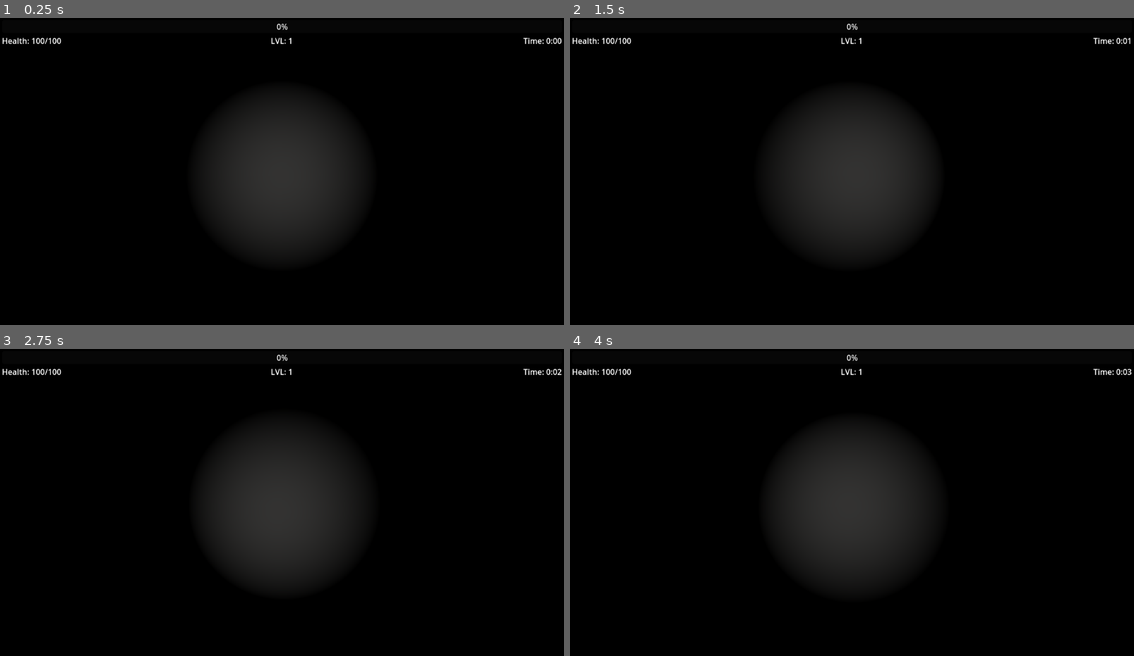
Above: before the commit, frames 1-4 (two rows, left to right).
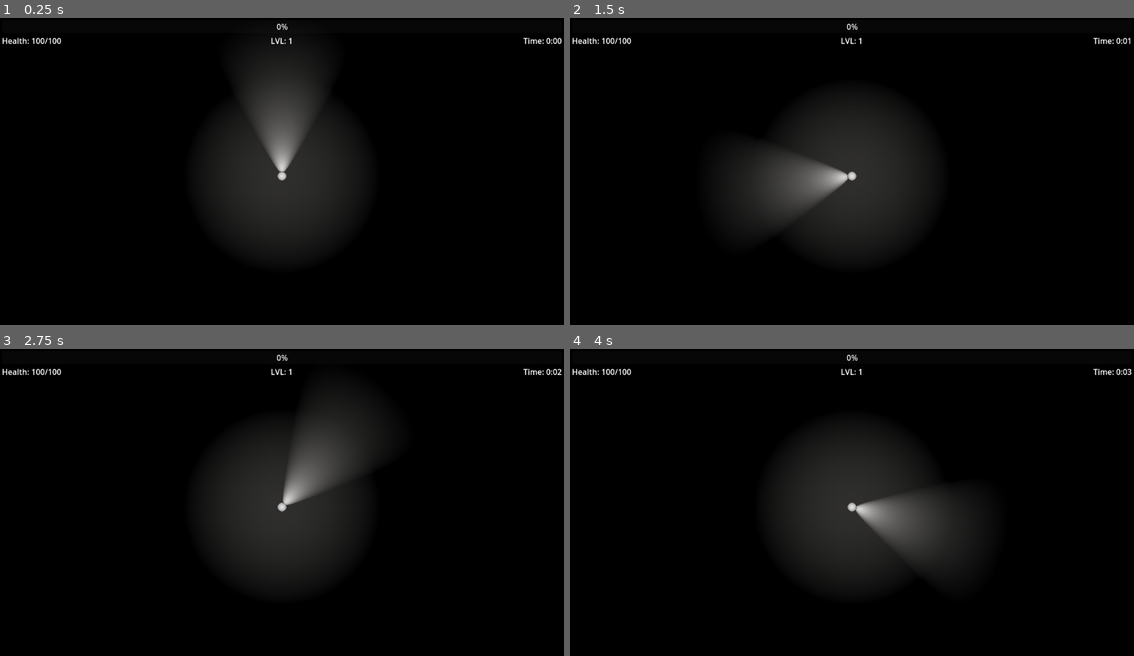
Above: after the commit, the same moments.

Repository: Knight-XAura/Illuminated-Ruler
Game: Godot game, scene res://world/world.tscn
Two runs of this game, one before a commit and one after it. Both use one fixed random seed, a clock stepped at 60 frames per second and the inputs below.
Inputs (mouse positions are in pixels of both pictures, inside the frame that each line leads up to):
- Up to frame 1 (0.25 s): no input
- Up to frame 2 (1.5 s): tap Enter at 0.5 s; move the mouse to (976, 159) at 0.52 s; hold D (move_right) 0.53-1.28 s; tap Space (action) at 0.6, 1.25, 1.35 s; move the mouse to (739, 192) at 1.27 s; hold S (move_backward) from 1.28 s (still down)
- Up to frame 3 (2.75 s): tap Enter at 2 s; move the mouse to (338, 438) at 2.02 s; release S (move_backward) at 2.03 s; hold D (move_right) from 2.03 s (still down); tap Space (action) at 2.1 s
- Up to frame 4 (4 s): tap Space (action) at 2.75, 2.85, 3.6 s; move the mouse to (823, 570) at 2.77 s; release D (move_right) at 2.78 s; hold W (move_forward) 2.78-3.53 s; tap Enter at 3.5 s; move the mouse to (1021, 554) at 3.52 s; hold A (move_left) from 3.53 s (still down)

The runs differ from the first frame. In frame 1, 3.3% of the frame differs, in the area x 42-58%, y 11-53%; in frame 2, 3.2%; in frame 3, 3.3%; in frame 4, 3.2%.

Commit message:
fixed bug and made attack despawn

Diff:
--- a/player/attacks/basic_attack.gd
+++ b/player/attacks/basic_attack.gd
@@ -14,3 +14,7 @@
 	queue_free()
 	if body.is_in_group("enemy"):
 		body.current_health -= damage
+
+
+func _on_despawn_timeout() -> void:
+	queue_free()
--- a/player/attacks/basic_attack.tscn
+++ b/player/attacks/basic_attack.tscn
@@ -26,4 +26,10 @@
 [node name="MeshInstance3D" type="MeshInstance3D" parent="."]
 mesh = SubResource("SphereMesh_gw4y8")
 
+[node name="Despawn" type="Timer" parent="."]
+wait_time = 5.0
+one_shot = true
+autostart = true
+
 [connection signal="body_entered" from="." to="." method="_on_body_entered"]
+[connection signal="timeout" from="Despawn" to="." method="_on_despawn_timeout"]
--- a/player/roy.gd
+++ b/player/roy.gd
@@ -41,6 +41,7 @@
 		if raycast_result.is_empty():
 			return
 		look_at(raycast_result["position"])
+		print(raycast_result["position"])
 
 
 func _physics_process(delta: float) -> void:
--- a/world/world.tscn
+++ b/world/world.tscn
@@ -56,7 +56,8 @@
 transform = Transform3D(-4.37114e-08, 3.48787e-16, 1, 3.48787e-16, 1, -3.48787e-16, -1, 3.48787e-16, -4.37114e-08, 2.08165e-12, 1.5, -500.5)
 
 [node name="Floor" type="StaticBody3D" parent="."]
-transform = Transform3D(1, 0, 0, 0, 1, 0, 0, 0, 1, 2.08165e-12, 0.5, 2.08165e-12)
+transform = Transform3D(1, 0, 0, 0, 1, 0, 0, 0, 1, 2.08165e-12, 2.08165e-12, 2.08165e-12)
+collision_mask = 0
 
 [node name="Floor" type="CSGBox3D" parent="Floor"]
 layers = 7
@@ -67,6 +68,7 @@
 shape = SubResource("BoxShape3D_ukr3f")
 
 [node name="OOB" type="StaticBody3D" parent="."]
+transform = Transform3D(1, 0, 0, 0, 1, 0, 0, 0, 1, 2.08165e-12, 2.08165e-12, 2.08165e-12)
 
 [node name="MeshInstance3D" type="MeshInstance3D" parent="OOB"]
 mesh = SubResource("PlaneMesh_6u05g")
@@ -75,11 +77,12 @@
 shape = SubResource("BoxShape3D_qknkt")
 
 [node name="Roy" parent="." instance=ExtResource("2_q7bvk")]
+transform = Transform3D(1, 0, 0, 0, 1, 0, 0, 0, 1, 2.08165e-12, 0.5, 2.08165e-12)
 
 [node name="Enemies" type="Node3D" parent="."]
 
 [node name="NavigationRegion" type="NavigationRegion3D" parent="."]
-transform = Transform3D(1, 0, 0, 0, 1, 0, 0, 0, 1, 2.08165e-12, 2.08165e-12, 2.08165e-12)
+transform = Transform3D(1, 0, 0, 0, 1, 0, 0, 0, 1, 2.08165e-12, -5, 2.08165e-12)
 navigation_mesh = SubResource("NavigationMesh_kmwmw")
 
 [node name="MeshInstance3D" type="MeshInstance3D" parent="NavigationRegion"]
